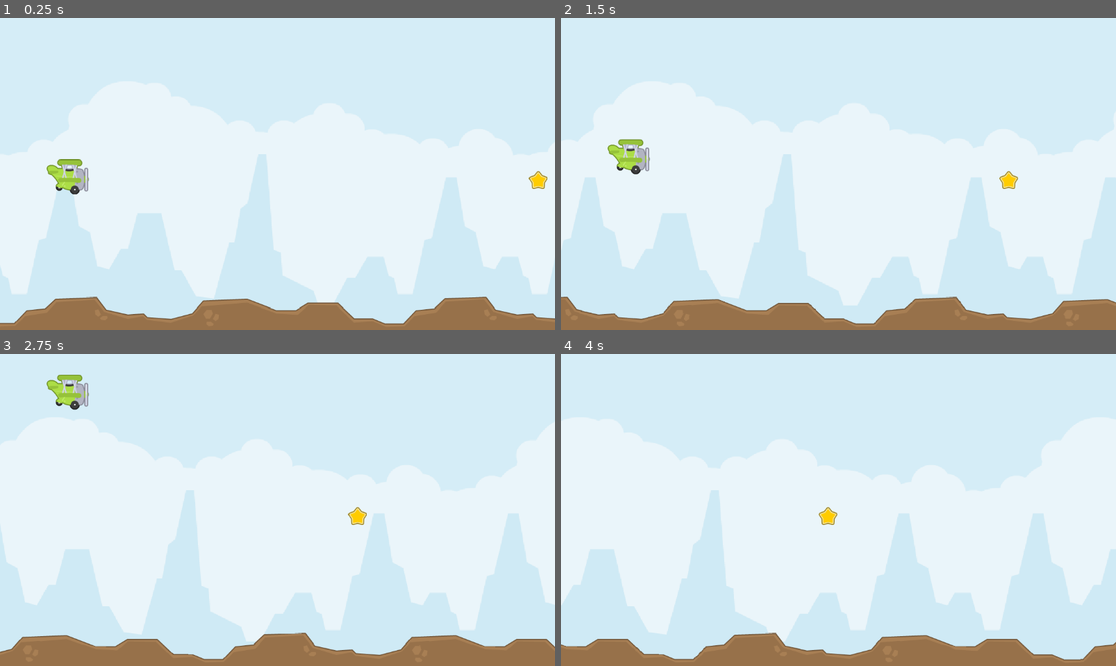
Above: before the commit, frames 1-4 (two rows, left to right).
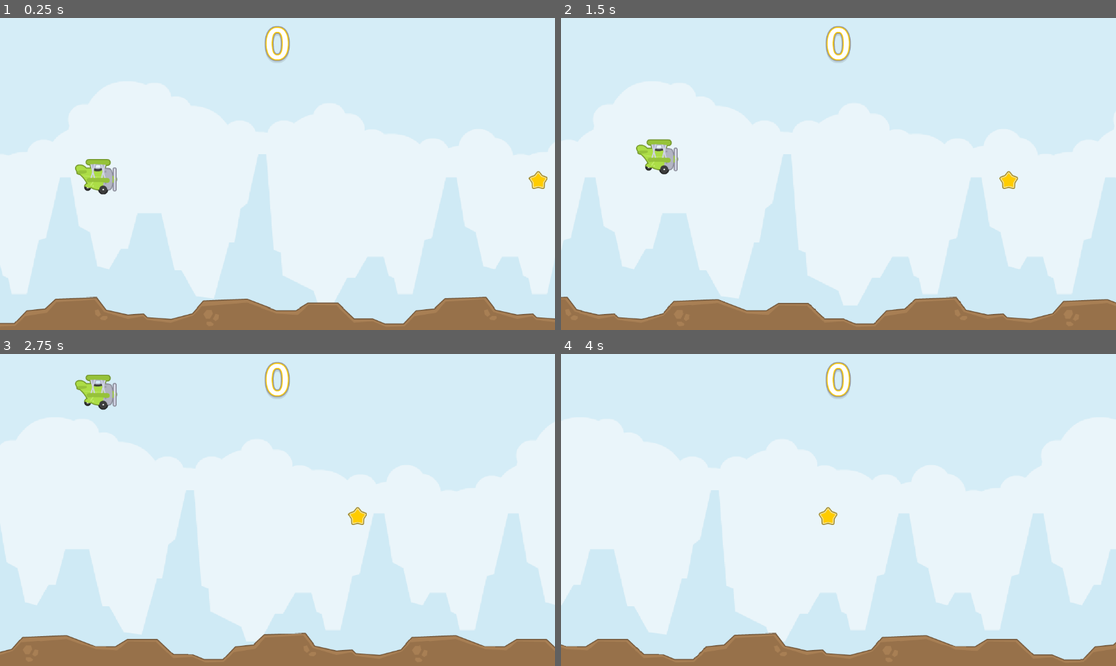
Above: after the commit, the same moments.

Repository: AllanSechrist/FlappyPlane
Game: Godot game, scene res://scenes/sandbox.tscn
Two runs of this game, one before a commit and one after it. Both use one fixed random seed, a clock stepped at 60 frames per second and the inputs below. The project has no main scene, so this scene is started directly.
Inputs (mouse positions are in pixels of both pictures, inside the frame that each line leads up to):
- Up to frame 1 (0.25 s): no input
- Up to frame 2 (1.5 s): move the mouse to (960, 158) at 0.52 s; click (960, 158) at 0.6 s; move the mouse to (727, 189) at 1.27 s; click (727, 189) at 1.35 s
- Up to frame 3 (2.75 s): move the mouse to (333, 441) at 2.02 s; click (333, 441) at 2.1 s
- Up to frame 4 (4 s): move the mouse to (810, 572) at 2.77 s; click (810, 572) at 2.85 s; move the mouse to (1005, 556) at 3.52 s; click (1005, 556) at 3.6 s

The runs differ from the first frame. In frame 1, 1.5% of the frame differs, in the area x 8-53%, y 2-57%; in frame 2, 1.5%; in frame 3, 1.5%; in frame 4, 0.4%.

Commit message:
Add hud, finish scoring

Diff:
--- /dev/null
+++ b/scenes/HUD/hud.gd
@@ -0,0 +1,7 @@
+extends CanvasLayer
+class_name HUD
+
+@onready var number_container: NumberContainer = %NumberContainer
+
+func update_score(score: int) -> void:
+	number_container.update_score(score)
--- /dev/null
+++ b/scenes/HUD/hud.tscn
@@ -0,0 +1,33 @@
+[gd_scene format=3 uid="uid://cis31lx76m4yi"]
+
+[ext_resource type="Script" uid="uid://c73rtickjmqli" path="res://scenes/HUD/hud.gd" id="1_5m2cf"]
+[ext_resource type="Script" uid="uid://qwqy2ddi711q" path="res://scenes/HUD/number_container.gd" id="1_c0cnr"]
+[ext_resource type="Texture2D" uid="uid://c2k083mybxkic" path="res://assets/sprites/Numbers/number0.png" id="2_pdy2d"]
+[ext_resource type="Texture2D" uid="uid://duf03y2udlcwb" path="res://assets/sprites/Numbers/number1.png" id="3_5m2cf"]
+[ext_resource type="Texture2D" uid="uid://rv3imbg4h8tr" path="res://assets/sprites/Numbers/number2.png" id="4_yt4xk"]
+[ext_resource type="Texture2D" uid="uid://b4ajly83cuv0n" path="res://assets/sprites/Numbers/number3.png" id="5_4l2l0"]
+[ext_resource type="Texture2D" uid="uid://q77i04u2kv06" path="res://assets/sprites/Numbers/number4.png" id="6_6e3el"]
+[ext_resource type="Texture2D" uid="uid://djndfoi2x2ntg" path="res://assets/sprites/Numbers/number5.png" id="7_4dkic"]
+[ext_resource type="Texture2D" uid="uid://3ke8ryvklw4x" path="res://assets/sprites/Numbers/number6.png" id="8_dwvdh"]
+[ext_resource type="Texture2D" uid="uid://bcgtmkewuo0hj" path="res://assets/sprites/Numbers/number7.png" id="9_1pakv"]
+[ext_resource type="Texture2D" uid="uid://dwvggn4k6f7h8" path="res://assets/sprites/Numbers/number8.png" id="10_muaf5"]
+[ext_resource type="Texture2D" uid="uid://rxcfqfj4h1uf" path="res://assets/sprites/Numbers/number9.png" id="11_mfsd8"]
+
+[node name="HUD" type="CanvasLayer" unique_id=614651800]
+script = ExtResource("1_5m2cf")
+
+[node name="MarginContainer" type="MarginContainer" parent="." unique_id=1314672385]
+anchors_preset = 15
+anchor_right = 1.0
+anchor_bottom = 1.0
+grow_horizontal = 2
+grow_vertical = 2
+theme_override_constants/margin_top = 16
+
+[node name="NumberContainer" type="HBoxContainer" parent="MarginContainer" unique_id=7696659]
+unique_name_in_owner = true
+layout_mode = 2
+size_flags_horizontal = 4
+size_flags_vertical = 0
+script = ExtResource("1_c0cnr")
+digit_textures = Array[Texture2D]([ExtResource("2_pdy2d"), ExtResource("3_5m2cf"), ExtResource("4_yt4xk"), ExtResource("5_4l2l0"), ExtResource("6_6e3el"), ExtResource("7_4dkic"), ExtResource("8_dwvdh"), ExtResource("9_1pakv"), ExtResource("10_muaf5"), ExtResource("11_mfsd8")])
--- /dev/null
+++ b/scenes/HUD/number_container.gd
@@ -0,0 +1,20 @@
+extends HBoxContainer
+class_name NumberContainer
+
+@export var digit_textures: Array[Texture2D] = []
+
+func _ready() -> void:
+	alignment = BoxContainer.ALIGNMENT_CENTER
+	update_score(0)
+
+func update_score(score: int) -> void:
+	for child in get_children():
+		remove_child(child)
+		child.queue_free()
+
+	for digit_char in str(score):
+		var digit := int(digit_char)
+		var tex_rect := TextureRect.new()
+		tex_rect.texture = digit_textures[digit]
+		tex_rect.stretch_mode = TextureRect.STRETCH_KEEP
+		add_child(tex_rect)
--- a/scenes/game_manager.gd
+++ b/scenes/game_manager.gd
@@ -5,13 +5,9 @@
 @onready var rock_spawner: RockSpawner = $RockSpawner
 @onready var ground_spawner: GroundSpawner = $GroundSpawner
 @onready var collectable_spawner: CollectableSpawner = $CollectableSpawner
-
-
+@onready var hud: HUD = $HUD
 
 var score := 0
-
-#UI
-signal score_changed(new_score: int)
 
 func _ready() -> void:
 	ground_spawner.request_connection.connect(rock_spawner._on_connection_requested)
@@ -19,9 +15,8 @@
 
 func _on_score_change(points: int) -> void:
 	score += points
-	score_changed.emit(score)
 	increase_game_speed()
-	print(score)
+	hud.update_score(score)
 
 func increase_game_speed() -> void:
 	GameSettings.game_speed *= 1.0025
--- a/scenes/sandbox.tscn
+++ b/scenes/sandbox.tscn
@@ -9,6 +9,7 @@
 [ext_resource type="PackedScene" uid="uid://6g3jpqqfqsqk" path="res://scenes/rock/rock.tscn" id="5_16ffl"]
 [ext_resource type="PackedScene" uid="uid://tupblci8ekth" path="res://scenes/ground/ground_spawner.tscn" id="7_rvfw7"]
 [ext_resource type="PackedScene" uid="uid://nejbrbm4g28s" path="res://scenes/collectables/collectable_spawner.tscn" id="9_rvfw7"]
+[ext_resource type="PackedScene" uid="uid://cis31lx76m4yi" path="res://scenes/HUD/hud.tscn" id="10_m5lhb"]
 
 [node name="Sandbox" type="Node2D" unique_id=49395307]
 script = ExtResource("1_4b02c")
@@ -23,7 +24,7 @@
 texture = ExtResource("2_a8pr3")
 
 [node name="Player" parent="." unique_id=1818544693 instance=ExtResource("3_a8pr3")]
-position = Vector2(141, 300)
+position = Vector2(200, 300)
 
 [node name="RockSpawner" parent="." unique_id=205191740 instance=ExtResource("4_tpt06")]
 rock_scene = ExtResource("5_16ffl")
@@ -41,3 +42,5 @@
 position = Vector2(704, 615)
 
 [node name="CollectableSpawner" parent="." unique_id=924763142 instance=ExtResource("9_rvfw7")]
+
+[node name="HUD" parent="." unique_id=614651800 instance=ExtResource("10_m5lhb")]
Not shown, added: scenes/HUD/hud.gd.uid
Not shown, added: scenes/HUD/number_container.gd.uid
